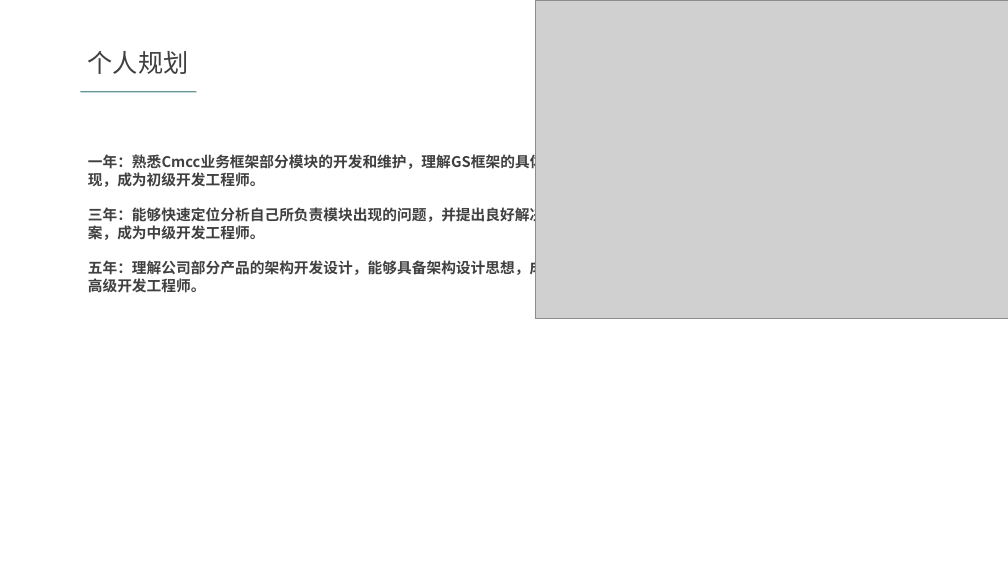
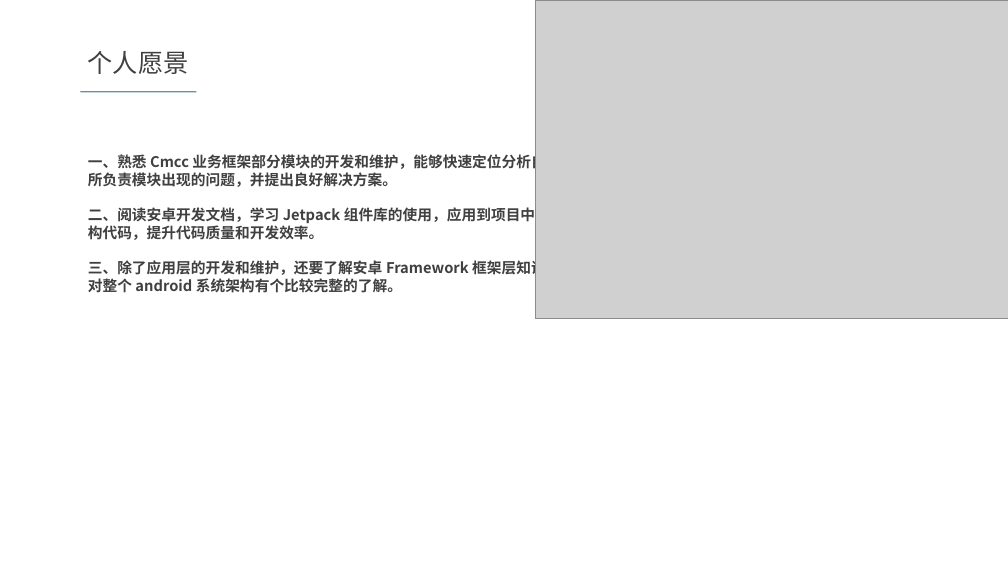
Before and after one commit to gs-wlzhou/FormalDefense, a slide deck: slide 23 of 转正答辩.pptx (slide 22 before the commit). Drawn at 1008x567 pixels with LibreOffice and Linux fonts; fonts in the diff are those of the drawing; grey boxes stand for pictures. Boxes give left, top, right and bottom in pixels: in the first picture for what was removed or moved away, otherwise in the second. Text is boxed around its words. In the diff, an @@ line names an element or a change of style, - is before the commit and + after.

```diff
--- a/转正答辩.pptx
+++ b/转正答辩.pptx
@@ text at (88,51,189,74): text changed @@
-个人规划
+个人愿景
@@ text at (88,153,565,293): text changed @@
-一年：熟悉Cmcc业务框架部分模块的开发和维护，理解GS框架的具体实现，成为初级开发工程师。
-三年：能够快速定位分析自己所负责模块出现的问题，并提出良好解决方案，成为中级开发工程师。
-五年：理解公司部分产品的架构开发设计，能够具备架构设计思想，成为高级开发工程师。
+一、熟悉 Cmcc 业务框架部分模块的开发和维护，能够快速定位分析自己所负责模块出现的问题，并提出良好解决方案。
+二、阅读安卓开发文档，学习 Jetpack 组件库的使用，应用到项目中，重构代码，提升代码质量和开发效率。
+三、除了应用层的开发和维护，还要了解安卓 Framework 框架层知识，对整个 android 系统架构有个比较完整的了解。
```
Also in this commit, not shown: 3 other slides changed, 1 slide added.
